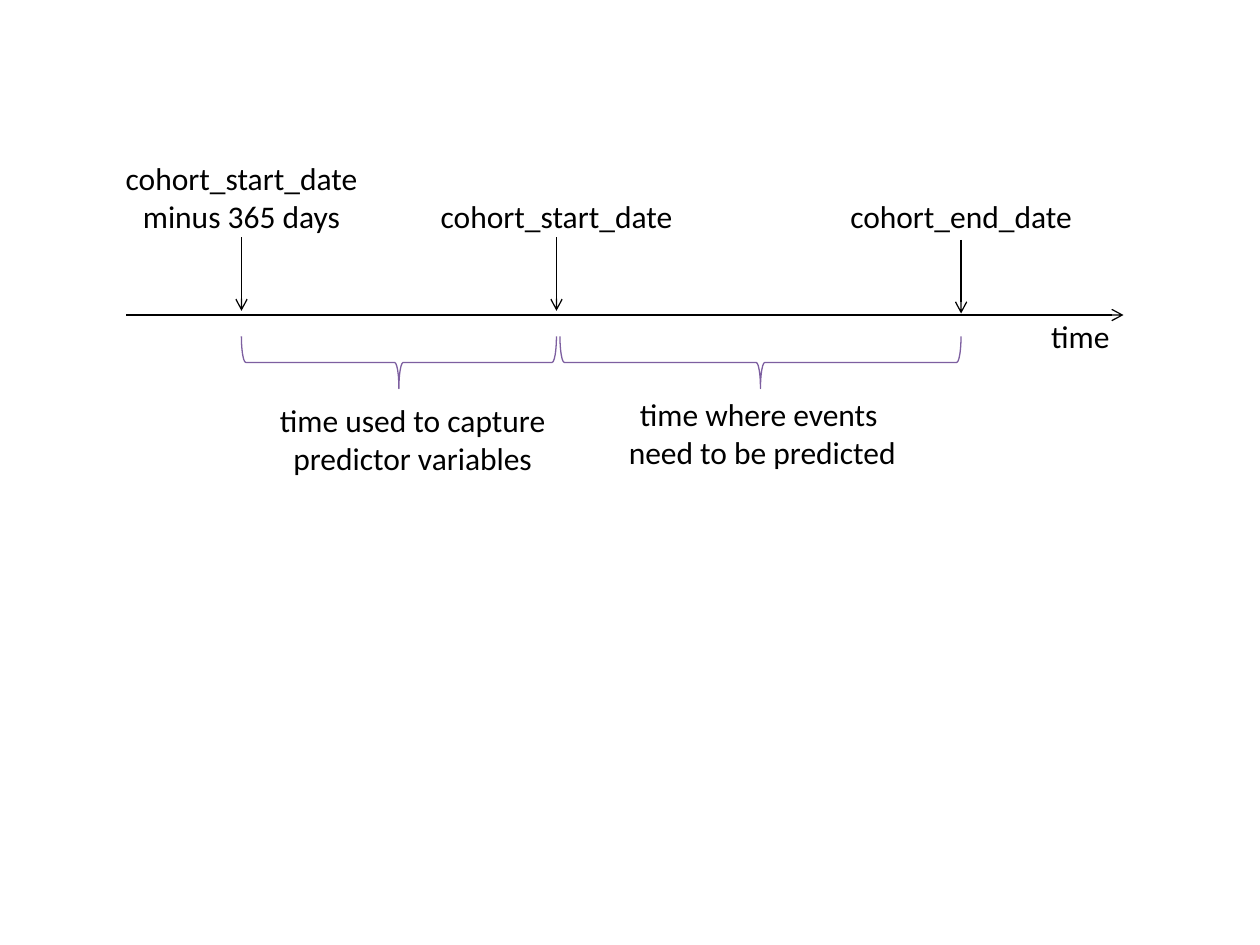
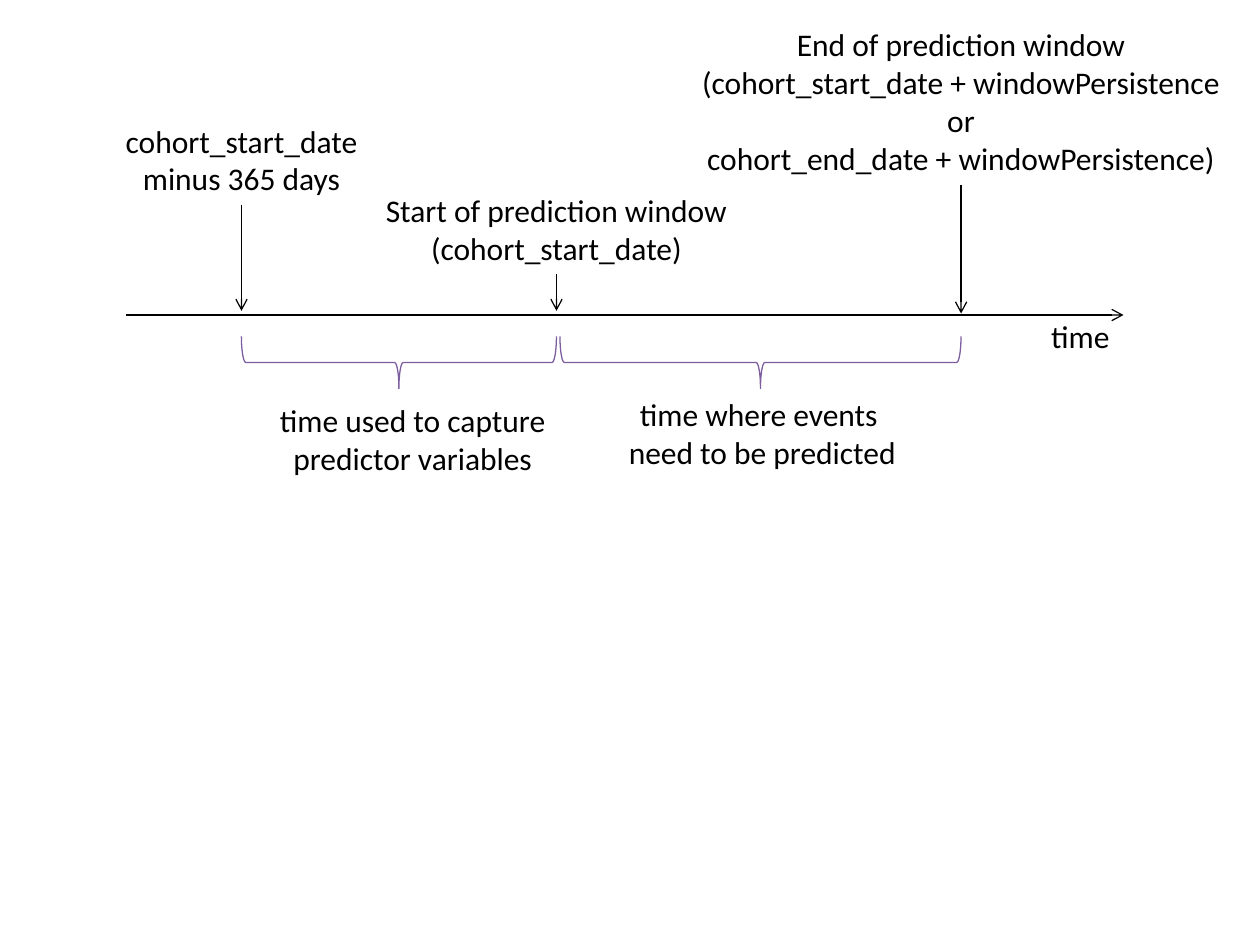
Before and after one commit to OHDSI/PatientLevelPrediction, a slide deck: slide 1 of vignettes/PatientLevelPredictionFigures.pptx. Drawn at 1260x945 pixels with LibreOffice and Linux fonts; fonts in the diff are those of the drawing. Boxes give left, top, right and bottom in pixels: in the first picture for what was removed or moved away, otherwise in the second. Text is boxed around its words. In the diff, an @@ line names an element or a change of style, - is before the commit and + after.

Commit message:
Added ability to change window end date through argumennts in dbgetCohortData. Code cleanup.

```diff
--- a/vignettes/PatientLevelPredictionFigures.pptx
+++ b/vignettes/PatientLevelPredictionFigures.pptx
@@ text at <box>702,34,1219,175</box>: text changed @@
-cohort_end_date
+End of prediction window
+(cohort_start_date + windowPersistence
+or
+cohort_end_date + windowPersistence)
@@ text "cohort_start_date": place and size @@
-text "cohort_start_date" at <box>126,168,358,233</box>
+text "cohort_start_date" at <box>126,131,358,195</box>
@@ arrow moved from (242, 237) - (242, 311) to (242, 204) - (242, 311) @@
@@ text at <box>386,200,727,265</box>: text changed @@
-cohort_start_date
+Start of prediction window
+(cohort_start_date)
@@ arrow moved from (961, 241) - (961, 314) to (961, 185) - (961, 314) @@
@@ arrow moved from (557, 237) - (557, 311) to (557, 273) - (557, 311) @@
```
Also in this commit, not shown: 18 other files.
